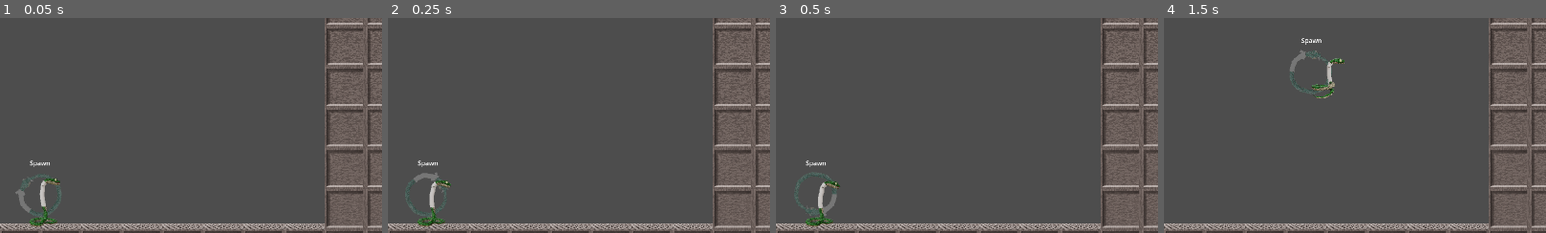
Above: before the commit, frames 1-4 (left to right).
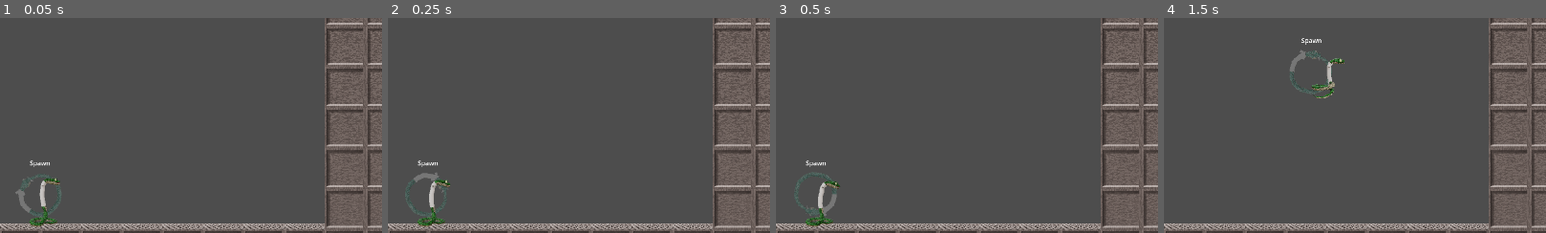
Above: after the commit, the same moments.

Repository: MrDreamhost/gmtk-jam-2025
Game: Godot game, scene res://game/main.tscn
The game is run twice, just before and just after one commit, with the same random seed, the same clock (stepped at 60 frames per second) and the same inputs.
Inputs:
- Up to frame 1 (0.05 s): no input
- Up to frame 2 (0.25 s): no input
- Up to frame 3 (0.5 s): no input
- Up to frame 4 (1.5 s): hold D (player_right) from 0.53 s (still down); tap Shift (set_spawn_point) at 0.6, 1.35 s; tap Space (player_jump) at 0.77 s
The pictures show only the part of the screen within x 0-50%, y 41-91%; the shares and areas given below are measured in that part.

The runs differ from the first frame. In frame 1, less than 0.1% of the frame differs, in the area x 10-16%, y 74-96%; in frame 2, 0.1%, in the area x 10-17%, y 75-97%; in frame 3, nothing differs; in frame 4, nothing differs.

Commit message:
Edited levels 4-7

Diff:
--- a/level/level_04/level_04.tscn
+++ b/level/level_04/level_04.tscn
@@ -24,7 +24,7 @@
 
 [node name="GoalZone" parent="." instance=ExtResource("3_cqglv")]
 position = Vector2(1734, 462)
-next_level_file = "uid://dprdcmdnfniia"
+next_level_file = "uid://bipq1jpgurwcy"
 
 [node name="Label" type="Label" parent="."]
 offset_right = 40.0
--- a/level/level_05/level_05.tscn
+++ b/level/level_05/level_05.tscn
@@ -27,12 +27,12 @@
 
 [node name="GoalZone" parent="." instance=ExtResource("3_yye5g")]
 position = Vector2(1836, 668)
-next_level_file = "uid://dprdcmdnfniia"
+next_level_file = "uid://dwh7chwhvvwlt"
 
 [node name="Label" type="Label" parent="."]
 offset_right = 40.0
 offset_bottom = 23.0
-text = "Level 04"
+text = "Level 05"
 
 [node name="Walls" type="StaticBody2D" parent="."]
 
--- /dev/null
+++ b/level/level_06/level_06.gd
@@ -0,0 +1,11 @@
+extends Level
+
+
+# Called when the node enters the scene tree for the first time.
+func _ready() -> void:
+	super()
+
+
+# Called every frame. 'delta' is the elapsed time since the previous frame.
+func _process(delta: float) -> void:
+	super(delta)
--- /dev/null
+++ b/level/level_06/level_06.tscn
@@ -0,0 +1,182 @@
+[gd_scene load_steps=10 format=3 uid="uid://dwh7chwhvvwlt"]
+
+[ext_resource type="Script" uid="uid://cr5paax0qa013" path="res://level/level_02/level_02.gd" id="1_74o37"]
+[ext_resource type="PackedScene" uid="uid://bcujsflu4nqbn" path="res://loop_system/spawn_point.tscn" id="2_ijggo"]
+[ext_resource type="PackedScene" uid="uid://b2hnjcnhd8ahv" path="res://level/goal_zone.tscn" id="3_lug6y"]
+[ext_resource type="PackedScene" uid="uid://coobrpw2ubqjw" path="res://level/interactables/Platform.tscn" id="4_lug6y"]
+[ext_resource type="PackedScene" uid="uid://dymffw6ntadbo" path="res://level/interactables/pressure_plate.tscn" id="5_n2pwk"]
+[ext_resource type="PackedScene" uid="uid://cy5gaxsvp2xpd" path="res://level/obstacles/moving_platform.tscn" id="6_am200"]
+[ext_resource type="PackedScene" uid="uid://cu6420ipi24uy" path="res://level/obstacles/death_spike.tscn" id="7_e2a5p"]
+
+[sub_resource type="RectangleShape2D" id="RectangleShape2D_si3cn"]
+size = Vector2(20, 1100)
+
+[sub_resource type="RectangleShape2D" id="RectangleShape2D_wteuf"]
+size = Vector2(1960, 20)
+
+[node name="LevelTemp" type="Node2D" node_paths=PackedStringArray("spawn_point")]
+script = ExtResource("1_74o37")
+spawn_point = NodePath("SpawnPoint")
+
+[node name="SpawnPoint" parent="." instance=ExtResource("2_ijggo")]
+position = Vector2(0, 672)
+
+[node name="GoalZone" parent="." instance=ExtResource("3_lug6y")]
+position = Vector2(1632, 570)
+next_level_file = "uid://bvmbgv15r7fqt"
+
+[node name="Label" type="Label" parent="."]
+offset_right = 40.0
+offset_bottom = 23.0
+text = "Level 06"
+
+[node name="Walls" type="StaticBody2D" parent="."]
+
+[node name="Wall Left" type="CollisionShape2D" parent="Walls"]
+position = Vector2(-10, 540)
+shape = SubResource("RectangleShape2D_si3cn")
+
+[node name="Wall Right" type="CollisionShape2D" parent="Walls"]
+position = Vector2(1930, 540)
+shape = SubResource("RectangleShape2D_si3cn")
+
+[node name="Ceiling" type="CollisionShape2D" parent="Walls"]
+position = Vector2(960, -10)
+shape = SubResource("RectangleShape2D_wteuf")
+
+[node name="Floor" type="CollisionShape2D" parent="Walls"]
+position = Vector2(960, 1090)
+shape = SubResource("RectangleShape2D_wteuf")
+
+[node name="ResizablePlatform" parent="." instance=ExtResource("4_lug6y")]
+position = Vector2(0, 774)
+width_in_pixel = 408
+width_in_tile = 4
+
+[node name="ResizablePlatform22" parent="." instance=ExtResource("4_lug6y")]
+position = Vector2(0, 468)
+width_in_pixel = 408
+width_in_tile = 4
+
+[node name="ResizablePlatform18" parent="." instance=ExtResource("4_lug6y")]
+position = Vector2(1428, 774)
+width_in_pixel = 408
+width_in_tile = 4
+
+[node name="ResizablePlatform3" parent="." instance=ExtResource("4_lug6y")]
+position = Vector2(408, 1080)
+
+[node name="ResizablePlatform24" parent="." instance=ExtResource("4_lug6y")]
+position = Vector2(408, 468)
+
+[node name="ResizablePlatform25" parent="." instance=ExtResource("4_lug6y")]
+position = Vector2(408, 366)
+
+[node name="ResizablePlatform26" parent="." instance=ExtResource("4_lug6y")]
+position = Vector2(408, 264)
+
+[node name="ResizablePlatform27" parent="." instance=ExtResource("4_lug6y")]
+position = Vector2(408, 162)
+
+[node name="ResizablePlatform4" parent="." instance=ExtResource("4_lug6y")]
+position = Vector2(408, 978)
+
+[node name="ResizablePlatform5" parent="." instance=ExtResource("4_lug6y")]
+position = Vector2(408, 876)
+
+[node name="ResizablePlatform6" parent="." instance=ExtResource("4_lug6y")]
+position = Vector2(408, 774)
+
+[node name="ResizablePlatform23" parent="." instance=ExtResource("4_lug6y")]
+position = Vector2(408, 774)
+
+[node name="ResizablePlatform8" parent="." instance=ExtResource("4_lug6y")]
+position = Vector2(1122, 1080)
+
+[node name="ResizablePlatform9" parent="." instance=ExtResource("4_lug6y")]
+position = Vector2(1122, 978)
+
+[node name="ResizablePlatform20" parent="." instance=ExtResource("4_lug6y")]
+position = Vector2(1734, 672)
+
+[node name="ResizablePlatform21" parent="." instance=ExtResource("4_lug6y")]
+position = Vector2(1734, 570)
+
+[node name="ResizablePlatform19" parent="." instance=ExtResource("4_lug6y")]
+position = Vector2(1428, 468)
+width_in_pixel = 408
+width_in_tile = 4
+
+[node name="ResizablePlatform10" parent="." instance=ExtResource("4_lug6y")]
+position = Vector2(1122, 876)
+
+[node name="ResizablePlatform11" parent="." instance=ExtResource("4_lug6y")]
+position = Vector2(1122, 774)
+
+[node name="ResizablePlatform12" parent="." instance=ExtResource("4_lug6y")]
+position = Vector2(1122, 468)
+
+[node name="ResizablePlatform13" parent="." instance=ExtResource("4_lug6y")]
+position = Vector2(1122, 366)
+
+[node name="ResizablePlatform14" parent="." instance=ExtResource("4_lug6y")]
+position = Vector2(1122, 264)
+
+[node name="ResizablePlatform15" parent="." instance=ExtResource("4_lug6y")]
+position = Vector2(1122, 162)
+
+[node name="ResizablePlatform7" parent="." instance=ExtResource("4_lug6y")]
+position = Vector2(510, 1080)
+width_in_pixel = 612
+width_in_tile = 6
+
+[node name="ResizablePlatform17" parent="." instance=ExtResource("4_lug6y")]
+position = Vector2(510, 162)
+width_in_pixel = 612
+width_in_tile = 6
+
+[node name="ResizablePlatform2" parent="." instance=ExtResource("4_lug6y")]
+position = Vector2(816, 774)
+width_in_pixel = 306
+width_in_tile = 3
+
+[node name="ResizablePlatform16" parent="." instance=ExtResource("4_lug6y")]
+position = Vector2(816, 468)
+width_in_pixel = 306
+width_in_tile = 3
+
+[node name="PressurePlate" parent="." instance=ExtResource("5_n2pwk")]
+position = Vector2(918, 978)
+
+[node name="PressurePlate2" parent="." instance=ExtResource("5_n2pwk")]
+position = Vector2(918, 366)
+
+[node name="MovingPlatform" parent="." node_paths=PackedStringArray("connected_button") instance=ExtResource("6_am200")]
+position = Vector2(1224, 468)
+connected_button = NodePath("../PressurePlate")
+target_position = Vector2(1224, 774)
+move_duration_sec = 3.0
+return_delay_sec = 2.0
+
+[node name="DeathSpike" parent="MovingPlatform" instance=ExtResource("7_e2a5p")]
+position = Vector2(102, 102)
+rotation = -1.5708
+
+[node name="DeathSpike2" parent="MovingPlatform" instance=ExtResource("7_e2a5p")]
+position = Vector2(102, 204)
+rotation = -1.5708
+
+[node name="MovingPlatform2" parent="." node_paths=PackedStringArray("connected_button") instance=ExtResource("6_am200")]
+position = Vector2(1326, 774)
+connected_button = NodePath("../PressurePlate2")
+target_position = Vector2(1326, 468)
+move_duration_sec = 3.0
+return_delay_sec = 2.0
+
+[node name="DeathSpike" parent="MovingPlatform2" instance=ExtResource("7_e2a5p")]
+position = Vector2(102, -204)
+rotation = -1.5708
+
+[node name="DeathSpike2" parent="MovingPlatform2" instance=ExtResource("7_e2a5p")]
+position = Vector2(102, -102)
+rotation = -1.5708
--- /dev/null
+++ b/level/level_07/level_07.gd
@@ -0,0 +1,11 @@
+extends Level
+
+
+# Called when the node enters the scene tree for the first time.
+func _ready() -> void:
+	super()
+
+
+# Called every frame. 'delta' is the elapsed time since the previous frame.
+func _process(delta: float) -> void:
+	super(delta)
--- /dev/null
+++ b/level/level_07/level_07.tscn
@@ -0,0 +1,45 @@
+[gd_scene load_steps=6 format=3 uid="uid://bvmbgv15r7fqt"]
+
+[ext_resource type="Script" uid="uid://cr5paax0qa013" path="res://level/level_02/level_02.gd" id="1_aunql"]
+[ext_resource type="PackedScene" uid="uid://bcujsflu4nqbn" path="res://loop_system/spawn_point.tscn" id="2_apcun"]
+[ext_resource type="PackedScene" uid="uid://b2hnjcnhd8ahv" path="res://level/goal_zone.tscn" id="3_mkrnp"]
+
+[sub_resource type="RectangleShape2D" id="RectangleShape2D_si3cn"]
+size = Vector2(20, 1100)
+
+[sub_resource type="RectangleShape2D" id="RectangleShape2D_wteuf"]
+size = Vector2(1960, 20)
+
+[node name="LevelTemp" type="Node2D" node_paths=PackedStringArray("spawn_point")]
+script = ExtResource("1_aunql")
+spawn_point = NodePath("SpawnPoint")
+
+[node name="SpawnPoint" parent="." instance=ExtResource("2_apcun")]
+position = Vector2(0, 977)
+
+[node name="GoalZone" parent="." instance=ExtResource("3_mkrnp")]
+position = Vector2(1836, 668)
+next_level_file = "uid://dprdcmdnfniia"
+
+[node name="Label" type="Label" parent="."]
+offset_right = 40.0
+offset_bottom = 23.0
+text = "Level 07"
+
+[node name="Walls" type="StaticBody2D" parent="."]
+
+[node name="Wall Left" type="CollisionShape2D" parent="Walls"]
+position = Vector2(-10, 540)
+shape = SubResource("RectangleShape2D_si3cn")
+
+[node name="Wall Right" type="CollisionShape2D" parent="Walls"]
+position = Vector2(1930, 540)
+shape = SubResource("RectangleShape2D_si3cn")
+
+[node name="Ceiling" type="CollisionShape2D" parent="Walls"]
+position = Vector2(960, -10)
+shape = SubResource("RectangleShape2D_wteuf")
+
+[node name="Floor" type="CollisionShape2D" parent="Walls"]
+position = Vector2(960, 1090)
+shape = SubResource("RectangleShape2D_wteuf")
--- a/player/player.tscn
+++ b/player/player.tscn
@@ -508,8 +508,9 @@
 z_index = 1
 position = Vector2(96, -98.5)
 sprite_frames = SubResource("SpriteFrames_8rogd")
-animation = &"idle"
-frame_progress = 0.186709
+animation = &"jump"
+frame = 29
+frame_progress = 1.0
 
 [node name="PlayerStateMachine" type="Node" parent="." node_paths=PackedStringArray("initial_state")]
 unique_name_in_owner = true
Not shown, added: level/level_06/level_06.gd.uid
Not shown, added: level/level_07/level_07.gd.uid
